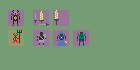
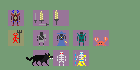
Two versions of the same layered image (140 × 70). Layer-by-layer changes:
added layer "Layer 8" above "spr_wolf_0" over [94,37,108,46]
added layer "spr_wolf_0" above "Layer 6" over [26,53,53,66]
added layer "body copy 5" above "body copy 4" over [75,52,86,66]
added layer "body copy 4" above "Layer 3" over [57,52,66,66]
added layer "Rectangle 3 copy 10" (25%) in group "backgrounds" over [93,30,109,46]
added layer "Rectangle 3 copy 8" (25%) in group "backgrounds" over [73,50,89,66]
added layer "Rectangle 3 copy 9" (25%) in group "backgrounds" over [33,50,49,66]
added layer "Rectangle 3 copy 7" (25%) in group "backgrounds" over [53,50,69,66]
